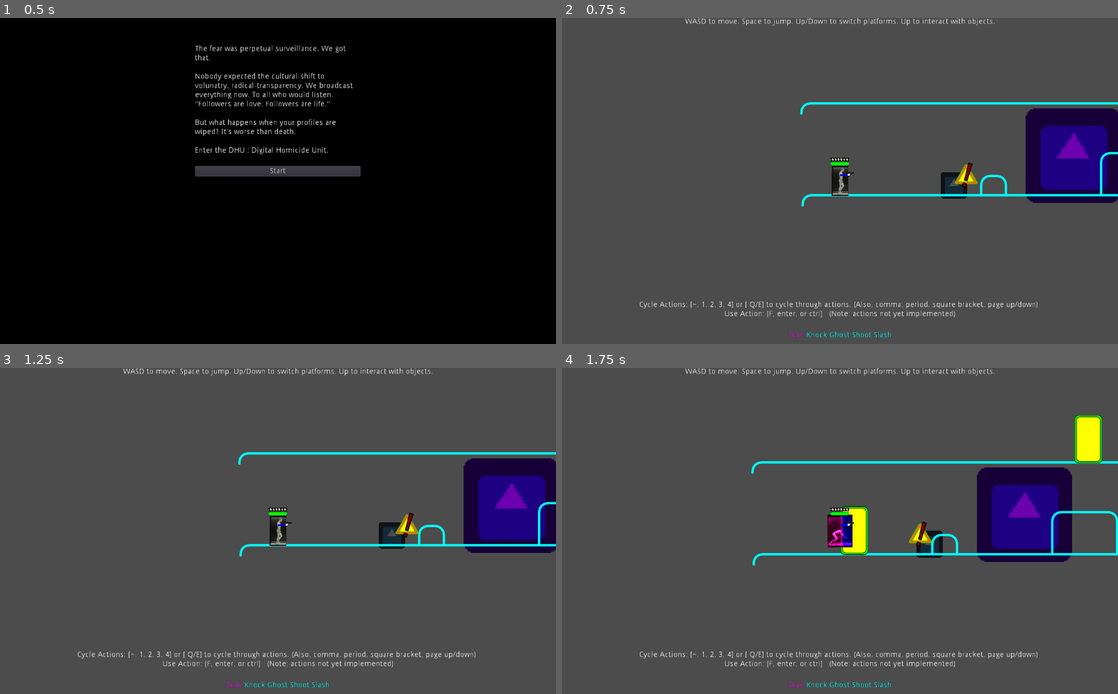
Above: before the commit, frames 1-4 (two rows, left to right).
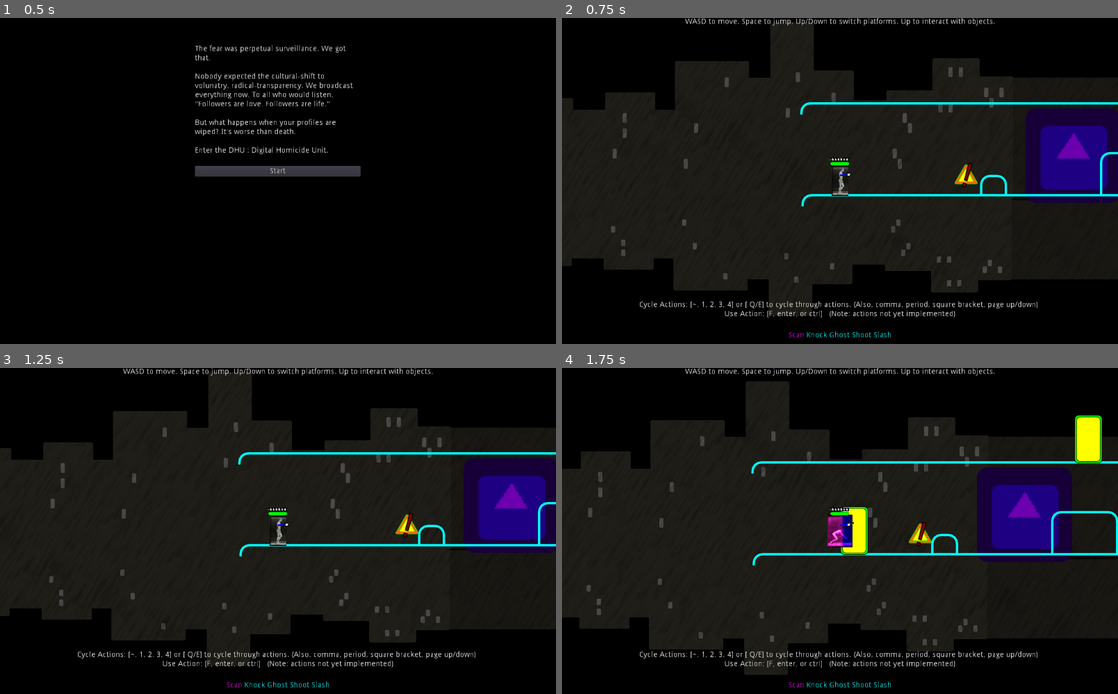
Above: after the commit, the same moments.

Repository: godot-wildlings/cyberpunk-jam-2019
Game: Godot game, scene res://Main.tscn
Same seed, same stepped clock (60 frames per second), same inputs: the game is played once before the commit and once after it. The engine's default icon, where the game draws it, is replaced by a stand-in: a white triangle on a blue panel in a dark square.
Inputs:
- Up to frame 1 (0.5 s): no input
- Up to frame 2 (0.75 s): click "Start" at 0.5 s
- Up to frame 3 (1.25 s): no input
- Up to frame 4 (1.75 s): tap Enter at 1.25 s; hold D (mv_right) from 1.28 s (still down); tap ` (action_0) at 1.35 s; tap Space (jump) at 1.52 s

Frame 1 is identical in both runs. In frame 2, 93% of the frame differs, in the area x 0-100%, y 0-100%; in frame 3, 93%; in frame 4, 91%.

Commit message:
Added rain effect
a sprite with a moving region

Diff:
--- a/Levels/Level1.tscn
+++ b/Levels/Level1.tscn
@@ -1,11 +1,13 @@
-[gd_scene load_steps=13 format=2]
+[gd_scene load_steps=15 format=2]
 
 [ext_resource path="res://Levels/Level1.gd" type="Script" id=1]
 [ext_resource path="res://icon.png" type="Texture" id=2]
-[ext_resource path="res://Scenery/Console.tscn" type="PackedScene" id=3]
-[ext_resource path="res://Scenery/Door.tscn" type="PackedScene" id=4]
-[ext_resource path="res://Player/Player.tscn" type="PackedScene" id=5]
-[ext_resource path="res://NPCs/Enemies/Enemy.tscn" type="PackedScene" id=6]
+[ext_resource path="res://Scenery/FarBuildings.png" type="Texture" id=3]
+[ext_resource path="res://Scenery/Rain.tscn" type="PackedScene" id=4]
+[ext_resource path="res://Scenery/Console.tscn" type="PackedScene" id=5]
+[ext_resource path="res://Scenery/Door.tscn" type="PackedScene" id=6]
+[ext_resource path="res://Player/Player.tscn" type="PackedScene" id=7]
+[ext_resource path="res://NPCs/Enemies/Enemy.tscn" type="PackedScene" id=8]
 
 [sub_resource type="TileSet" id=1]
 
@@ -59,6 +61,25 @@
 scale = Vector2( 0.762195, 0.762195 )
 texture = ExtResource( 2 )
 
+[node name="buildings" type="Sprite" parent="CanvasLayer/ParallaxBackground/Far"]
+position = Vector2( 1462.71, 247.256 )
+scale = Vector2( 0.5, 0.5 )
+texture = ExtResource( 3 )
+region_enabled = true
+region_rect = Rect2( 0, 0, 8896, 1166 )
+
+[node name="buildings2" type="Sprite" parent="CanvasLayer/ParallaxBackground/Far"]
+position = Vector2( 1460, 730 )
+scale = Vector2( 0.5, -0.33 )
+texture = ExtResource( 3 )
+region_enabled = true
+region_rect = Rect2( 0, 0, 8896, 1166 )
+
+[node name="Rain" parent="CanvasLayer/ParallaxBackground/Far" instance=ExtResource( 4 )]
+self_modulate = Color( 0, 0, 0, 1 )
+position = Vector2( 1491.83, 370.318 )
+scale = Vector2( 1.75322, 2.33408 )
+
 [node name="Med" type="ParallaxLayer" parent="CanvasLayer/ParallaxBackground"]
 editor/display_folded = true
 modulate = Color( 0.376471, 0.376471, 0.376471, 1 )
--- a/NPCs/Enemies/Enemy.tscn
+++ b/NPCs/Enemies/Enemy.tscn
@@ -24,8 +24,7 @@
 "values": [ 0.0, 90.0 ]
 }
 
-[sub_resource type="Animation" id=2]
-resource_name = "hit"
+[sub_resource type="Animation" id=3]
 length = 0.3
 step = 0.05
 tracks/0/type = "value"
@@ -58,8 +57,8 @@
 [node name="ReloadTimer" type="Timer" parent="."]
 
 [node name="AnimationPlayer" type="AnimationPlayer" parent="."]
-anims/die = SubResource( 3 )
-anims/hit = SubResource( 2 )
+anims/die = SubResource( 2 )
+anims/hit = SubResource( 3 )
 
 [node name="SFX" type="Node2D" parent="."]
 
--- a/Projectiles/Bullet.tscn
+++ b/Projectiles/Bullet.tscn
@@ -4,11 +4,10 @@
 [ext_resource path="res://Projectiles/bullet.png" type="Texture" id=2]
 [ext_resource path="res://Projectiles/thud.wav" type="AudioStream" id=3]
 
-[sub_resource type="RectangleShape2D" id=2]
+[sub_resource type="RectangleShape2D" id=1]
 extents = Vector2( 47.3791, 7.26207 )
 
-[sub_resource type="Animation" id=1]
-resource_name = "shoot"
+[sub_resource type="Animation" id=2]
 length = 0.2
 tracks/0/type = "value"
 tracks/0/path = NodePath("Sprite:frame")
@@ -34,10 +33,10 @@
 frame = 1
 
 [node name="CollisionShape2D" type="CollisionShape2D" parent="."]
-shape = SubResource( 2 )
+shape = SubResource( 1 )
 
 [node name="AnimationPlayer" type="AnimationPlayer" parent="."]
-anims/shoot = SubResource( 1 )
+anims/shoot = SubResource( 2 )
 
 [node name="ThudNoise" type="AudioStreamPlayer2D" parent="."]
 stream = ExtResource( 3 )
--- /dev/null
+++ b/Scenery/Rain.gd
@@ -0,0 +1,16 @@
+extends Sprite
+
+# Declare member variables here. Examples:
+# var a = 2
+# var b = "text"
+
+# Called when the node enters the scene tree for the first time.
+func _ready():
+	pass # Replace with function body.
+
+# Called every frame. 'delta' is the elapsed time since the previous frame.
+func _process(delta):
+	var speed = -200.0
+	var rect = get_region_rect()
+	rect.position.y += speed * delta
+	set_region_rect(rect)
--- /dev/null
+++ b/Scenery/Rain.tscn
@@ -0,0 +1,12 @@
+[gd_scene load_steps=3 format=2]
+
+[ext_resource path="res://Scenery/rain.png" type="Texture" id=1]
+[ext_resource path="res://Scenery/Rain.gd" type="Script" id=2]
+
+[node name="Rain" type="Sprite"]
+position = Vector2( 507.984, 273.078 )
+rotation = 0.558505
+texture = ExtResource( 1 )
+region_enabled = true
+region_rect = Rect2( 0, 0, 3072, 1536 )
+script = ExtResource( 2 )
Not shown: 1 places in Levels/Level1.tscn that only renumber resources
Not shown: 1 places in NPCs/Enemies/Enemy.tscn that only renumber resources
Binary file added: Scenery/rain.png
Not shown, changed: Scenery/rain.png.import
Not shown, added: Story/CYBERPUNK_INTRO_THE_STORY_SO_FAR....docx
